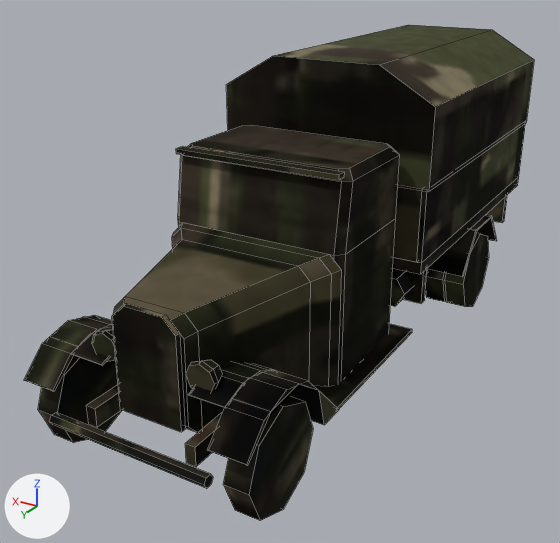
Before and after pictures for a commit that changed the Blender file models/PF621L/PF621L_LOW.blend.
Before and after are seen from a camera (50 mm lens) standing at (-2.99, 5.67, 3.48) and looking at (0.25, 0.27, 0.77). The lights are fixed; the arrows at lower left show +X, +Y and +Z. The picture after the commit comes second. Mesh edges are drawn as thin lines.

Script lines for the objects in view, before the commit:
```python
me_chassis = bpy.data.meshes.new('Chassis')
me_chassis.from_pydata(...)  # 382 vertices, 270 faces; spans x -1.01..1.01, y -2.93..2.65, z 0.34..2.58
me_chassis.polygons.foreach_set('use_smooth', [True] * 270)
me_chassis.materials.append(mat_m_tk)
me_roue_02 = bpy.data.meshes.new('Roue_02')
me_roue_02.from_pydata(...)  # an 8-sided cylinder along x spanning x -0.77..-0.58, y -0.4..0.4, z -0.4..0.4; an 8-sided cylinder along x spanning x -0.99..-0.8, y -0.4..0.4, z -0.4..0.4; an 8-sided cylinder along x spanning x 0.58..0.77, y -0.4..0.4, z -0.4..0.4; an 8-sided cylinder along x spanning x 0.8..0.99, y -0.4..0.4, z -0.4..0.4
me_roue_02.polygons.foreach_set('use_smooth', [True] * 40)
me_roue_02.materials.append(mat_m_tk)
me_roue_droite_01 = bpy.data.meshes.new('Roue_Droite_01')
me_roue_droite_01.from_pydata(...)  # an 8-sided cylinder along x spanning x -0.095..0.095, y -0.4..0.4, z -0.4..0.4
me_roue_droite_01.polygons.foreach_set('use_smooth', [True] * 10)
me_roue_droite_01.materials.append(mat_m_tk)
ob_chassis = bpy.data.objects.new('Chassis', me_chassis)
ob_chassis.location = (0.0, 0.0, 0.0)
ob_roue_02 = bpy.data.objects.new('Roue_02', me_roue_02)
ob_roue_02.location = (0.0, -1.51, 0.4)
ob_roue_droite_01 = bpy.data.objects.new('Roue_Droite_01', me_roue_droite_01)
ob_roue_droite_01.location = (0.8, 2.14, 0.4)
# also in view: 'Roue_Gauche_01' at (-0.8, 2.14, 0.4)
```
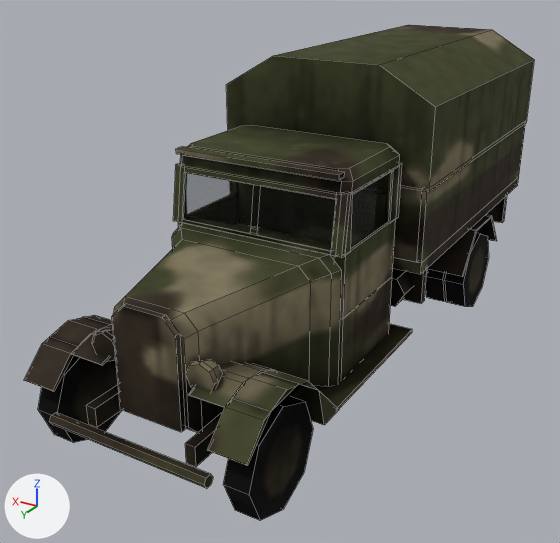
The change, as a diff of the scene's bpy script:
```diff
--- a/models/PF621L/PF621L_LOW.blend.py
+++ b/models/PF621L/PF621L_LOW.blend.py
@@ mat_m_vitre @@
+mat_m_vitre = principled_material('M_Vitre')
+mat_m_vitre.base_color = (0.0, 0.0, 0.0)  # black #000000
+mat_m_vitre.roughness = 0.05
+mat_m_vitre.alpha = 0.298
@@ me_chassis @@
 # used by ob_chassis; location = (0.0, 0.0, 0.0)
-me_chassis.from_pydata(...)  # 382 vertices, 270 faces; spans x -1.01..1.01, y -2.93..2.65, z 0.34..2.58
+me_chassis.from_pydata(...)  # 582 vertices, 416 faces; spans x -1.01..1.01, y -2.93..2.65, z 0.34..2.58
+# me_chassis part 1: a new loose piece, a box spanning x -0.75..-0.715, y 0.12..0.24, z 1.4..1.85, in mat_m_tk
+# me_chassis part 2: a new loose piece, a box spanning x -0.75..-0.715, y 0.24..0.95, z 1.83..1.85, in mat_m_tk
+# me_chassis part 3: a new loose piece, a box spanning x -0.75..-0.7, y 0.07..0.12, z 1.4..1.85, in mat_m_tk
+# me_chassis part 4: the loose piece of 8 vertices spanning x -0.7..0.7, y 0.99..1.07, z 1.96..2.0 is copied, and the copy is scaled about its middle by (0.943, 0.438, 0.75), then moved by (0.0, 0.04, -0.56); it spans x -0.66..0.66, y 1.05..1.09, z 1.4..1.43
+# me_chassis part 5: the loose piece of 8 vertices spanning x -0.7..0.7, y 0.99..1.07, z 1.96..2.0 is copied, and the copy is scaled about its middle by (0.943, 0.438, 1.25), then moved by (0.0, -0.02, -0.15); it spans x -0.66..0.66, y 0.99..1.03, z 1.8..1.85
+# me_chassis part 6: a new loose piece, a box spanning x -0.69..0.69, y 0.13..0.23, z 1.12..1.62, in mat_m_tk
+# me_chassis part 7: 104 vertices added at x -0.75..0.75, y 0.07..1.09, z 0.9..1.85
+# me_chassis part 8: 254 kept faces spanning x -1.01..1.01, y -2.93..2.65, z 0.34..2.58 get new texture (UV) coordinates
+# other edits to the shape of me_chassis do not show in these pictures
 me_chassis.materials.append(mat_m_tk)
+me_chassis.materials.append(mat_m_vitre)  # black #000000
```

Location of each change, [x1, y1, x2, y2] in pixels of the pictures (560 x 543 px):
part 1 of me_chassis, added
    after: [388, 164, 400, 223]
part 2 of me_chassis, added
    after: [353, 168, 394, 194]
part 3 of me_chassis, added
    after: [396, 163, 402, 219]
part 4 of me_chassis, added
    after: [182, 219, 331, 254]
part 5 of me_chassis, added
    after: [185, 166, 337, 200]
part 6 of me_chassis, added
    after: [251, 185, 261, 227]
part 7 of me_chassis, added
    after: [173, 154, 400, 380]
part 8 of me_chassis, surface changed
    both: [24, 25, 530, 488]
